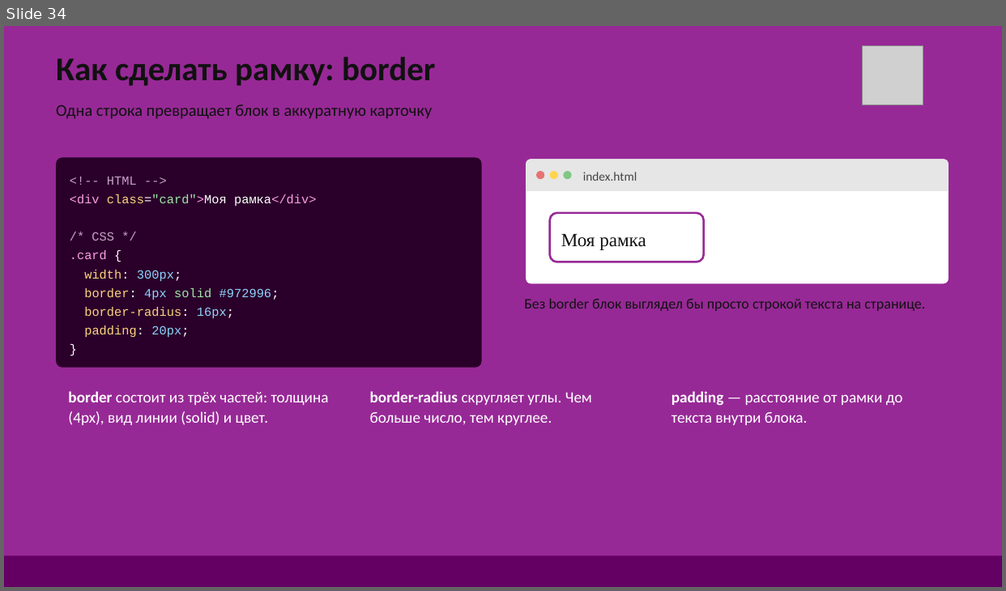
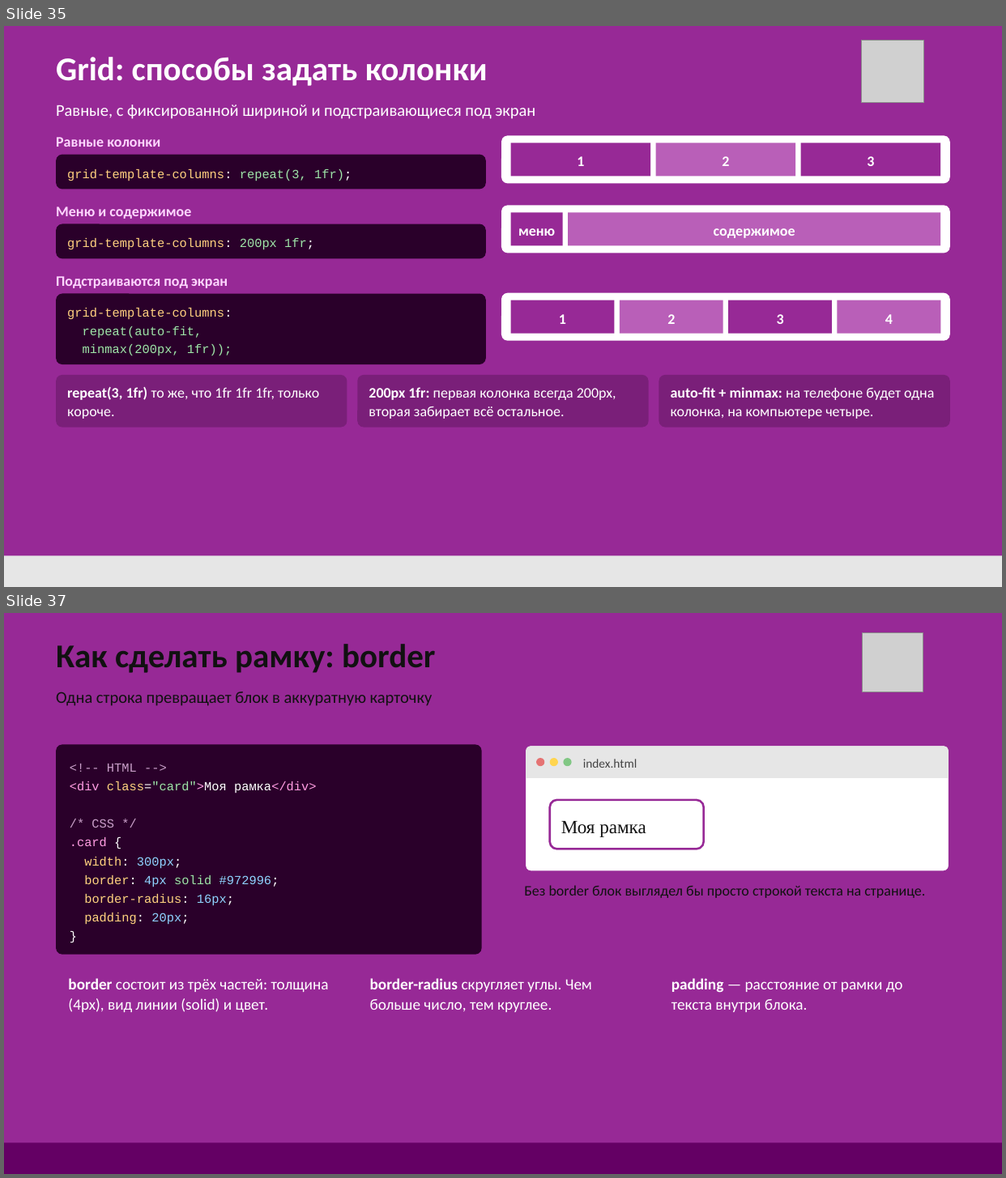
Before and after one commit to DonRobot-all/HTML-CSS-JavaScript_group, a slide deck: презентации/HTML и CSS.pptx. Shown one above the other, each under a label of ours: slide 34 before the commit, slides 35 and 37 after it; the slides between them are not shown. The pictures are 1006x591 and 1006x1178 pixels, drawn with LibreOffice and Linux fonts; fonts in the diff are those of the drawing; grey boxes stand for pictures. Boxes give left, top, right and bottom in pixels: in the first picture for what was removed or moved away, otherwise in the second. Text is boxed around its words. In the diff, an @@ line names an element or a change of style, - is before the commit and + after.

Commit message:
add grid

```diff
--- a/презентации/HTML и CSS.pptx
+++ b/презентации/HTML и CSS.pptx
@@ slide 35 added at [4,26,1002,587], background #972996 @@
@@ picture added at [862,41,924,102] @@
@@ title added at [56,57,488,86], 32 pt, text #FFFFFF, bold @@
+Grid: способы задать колонки
@@ text added at [56,105,535,119], 16 pt, text #FFFFFF @@
+Равные, с фиксированной шириной и подстраивающиеся под экран
@@ text added at [56,137,160,147], 14 pt, text #FFD6FF, bold @@
+Равные колонки
@@ rounded rectangle added at [502,136,950,184], fill #FFFFFF @@
@@ rectangle added at [511,143,651,176], fill #972996, 14 pt, text #FFFFFF, bold @@
+1
@@ rectangle added at [656,143,796,176], fill #B95FB8, 14 pt, text #FFFFFF, bold @@
+2
@@ rectangle added at [801,143,941,176], fill #972996, 14 pt, text #FFFFFF, bold @@
+3
@@ rounded rectangle added at [56,155,485,189], fill #2A002A, 12 pt, text #FFD27F @@
+grid-template-columns: repeat(3, 1fr);
@@ text added at [56,207,191,219], 14 pt, text #FFD6FF, bold @@
+Меню и содержимое
@@ rounded rectangle added at [502,206,950,254], fill #FFFFFF @@
@@ rectangle added at [511,212,562,246], fill #972996, 14 pt, text #FFFFFF, bold @@
+меню
@@ rectangle added at [568,212,940,246], fill #B95FB8, 14 pt, text #FFFFFF, bold @@
+содержимое
@@ rounded rectangle added at [56,224,485,258], fill #2A002A, 12 pt, text #FFD27F @@
+grid-template-columns: 200px 1fr;
@@ text added at [56,276,228,288], 14 pt, text #FFD6FF, bold @@
+Подстраиваются под экран
@@ rounded rectangle added at [56,294,485,365], fill #2A002A, 12 pt, text #9EE6A8 @@
+grid-template-columns:
+repeat(auto-fit,
+minmax(200px, 1fr));
@@ rounded rectangle added at [502,293,950,341], fill #FFFFFF @@
@@ rectangle added at [511,300,614,333], fill #972996, 14 pt, text #FFFFFF, bold @@
+1
@@ rectangle added at [620,300,722,333], fill #B95FB8, 14 pt, text #FFFFFF, bold @@
+2
@@ rectangle added at [729,300,832,333], fill #972996, 14 pt, text #FFFFFF, bold @@
+3
@@ rectangle added at [837,300,940,333], fill #B95FB8, 14 pt, text #FFFFFF, bold @@
+4
@@ rounded rectangle added at [56,375,347,427], fill #7A1F79, 14 pt, text #FFFFFF @@
+repeat(3, 1fr) то же, что 1fr 1fr 1fr, только короче.
@@ rounded rectangle added at [357,375,649,427], fill #7A1F79, 14 pt, text #FFFFFF @@
+200px 1fr: первая колонка всегда 200px, вторая забирает всё остальное.
@@ rounded rectangle added at [659,375,950,427], fill #7A1F79, 14 pt, text #FFFFFF @@
+auto-fit + minmax: на телефоне будет одна колонка, на компьютере четыре.
@@ rectangle added at [4,556,1002,587], fill #E6E6E6 @@
@@ what was slide 34 is now slide 37 @@
```
Also in this commit, not shown: 2 other slides added, 3 other files.
